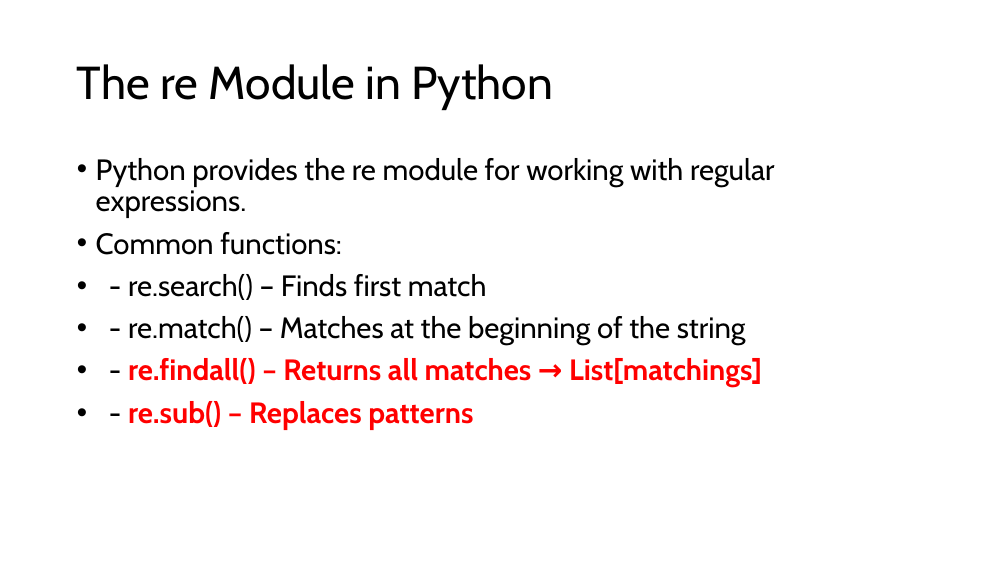
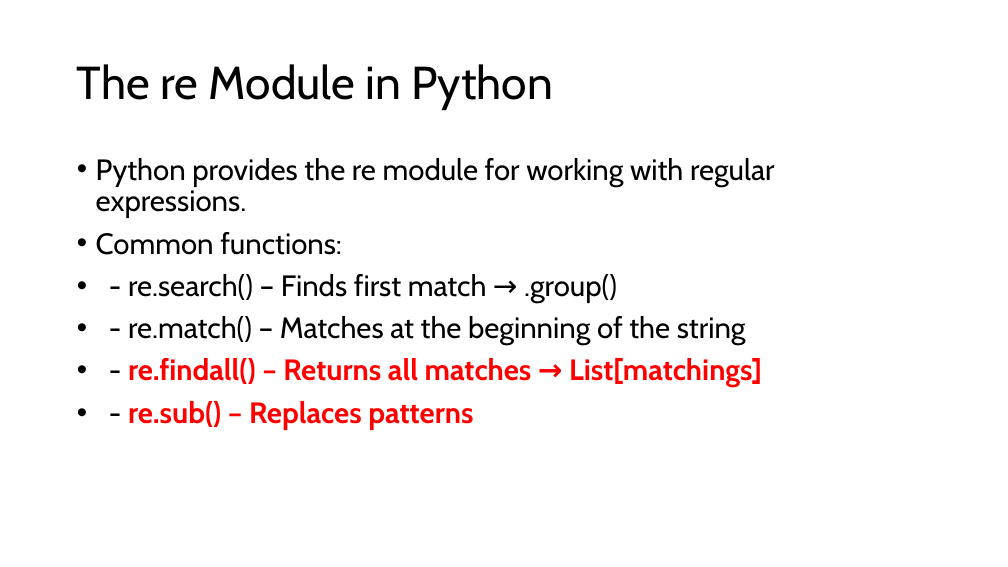
Before and after one commit to Chenct-jonathan/25ss_PyLab, a slide deck: slide 5 of slides/Python_Workshop_7.pptx. Drawn at 1008x567 pixels with LibreOffice and Linux fonts; fonts in the diff are those of the drawing. Boxes give left, top, right and bottom in pixels: in the first picture for what was removed or moved away, otherwise in the second. Text is boxed around its words. In the diff, an @@ line names an element or a change of style, - is before the commit and + after.

```diff
--- a/slides/Python_Workshop_7.pptx
+++ b/slides/Python_Workshop_7.pptx
@@ text at box(128, 274, 617, 303): text changed @@
-• - re.search() – Finds first match
+• - re.search() – Finds first match → .group()
```
